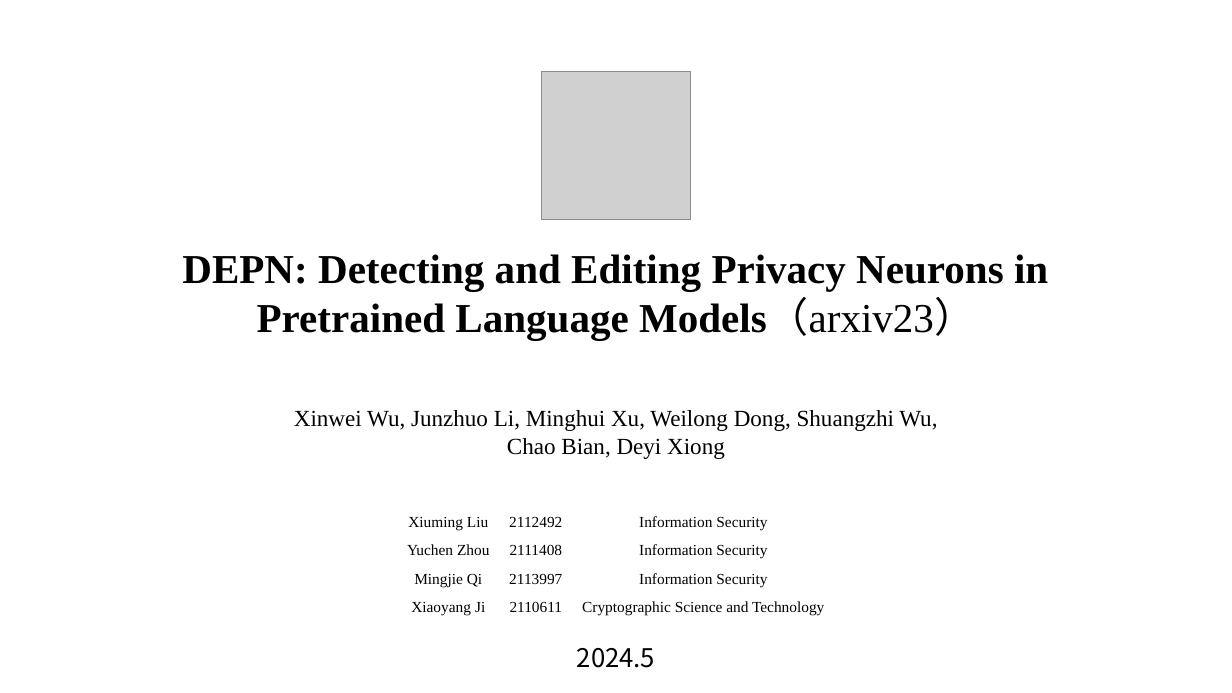
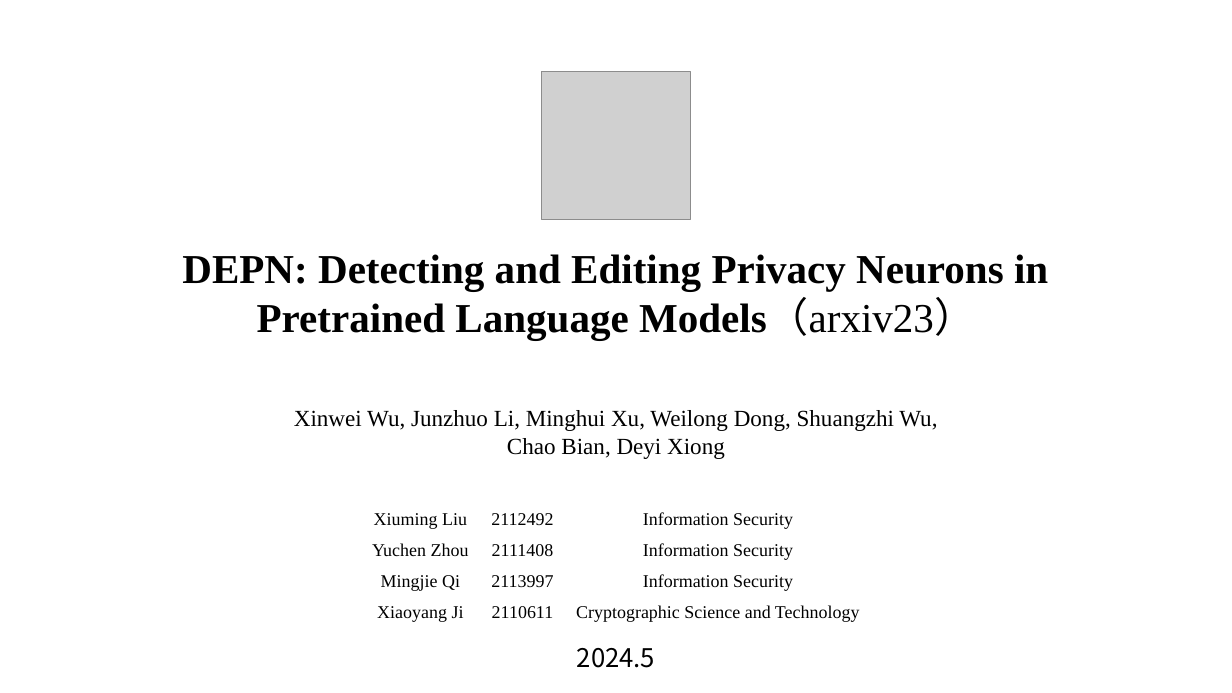
Before and after one commit to lxmliu2002/Data_Security, a slide deck: slide 1 of lab7/report/slides.pptx. Drawn at 1232x693 pixels with LibreOffice and Linux fonts; fonts in the diff are those of the drawing; grey boxes stand for pictures. Boxes give left, top, right and bottom in pixels: in the first picture for what was removed or moved away, otherwise in the second. Text is boxed around its words. In the diff, an @@ line names an element or a change of style, - is before the commit and + after.

```diff
--- a/lab7/report/slides.pptx
+++ b/lab7/report/slides.pptx
@@ table at box(360, 505, 871, 628) @@
@@ size 12 to 14 pt @@
@@ table: place and size @@
-table at box(397, 508, 836, 622)
+table at box(360, 505, 871, 628)
```
Also in this commit, not shown: 5 other slides changed, 10 slides added.
